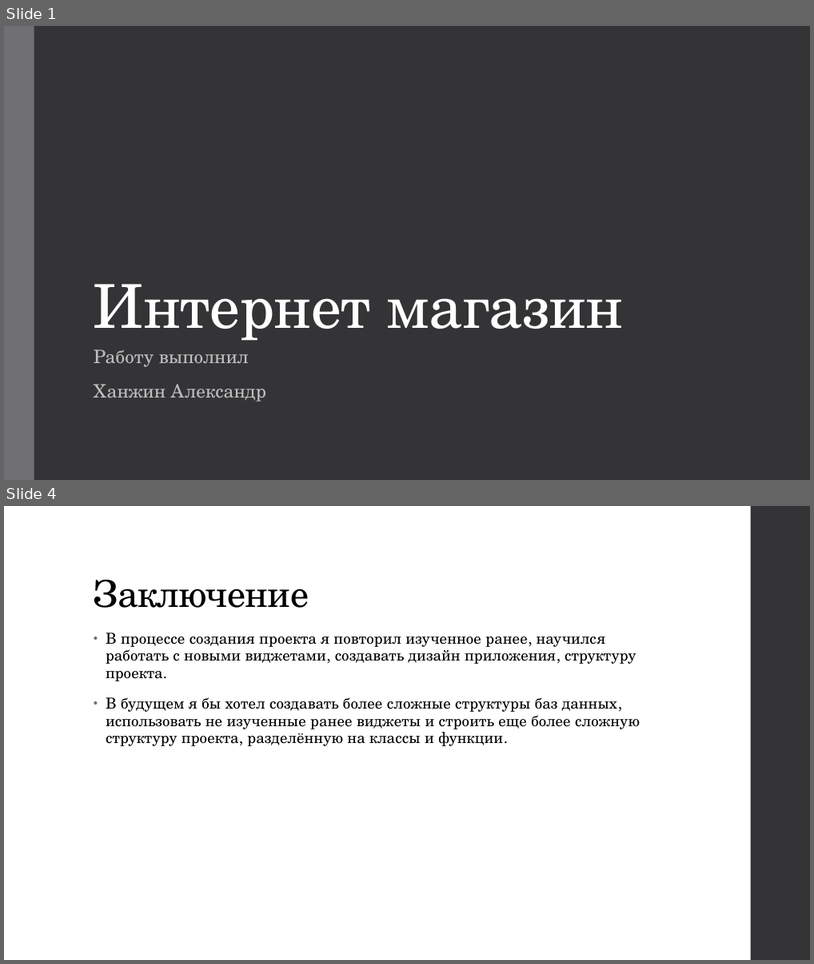
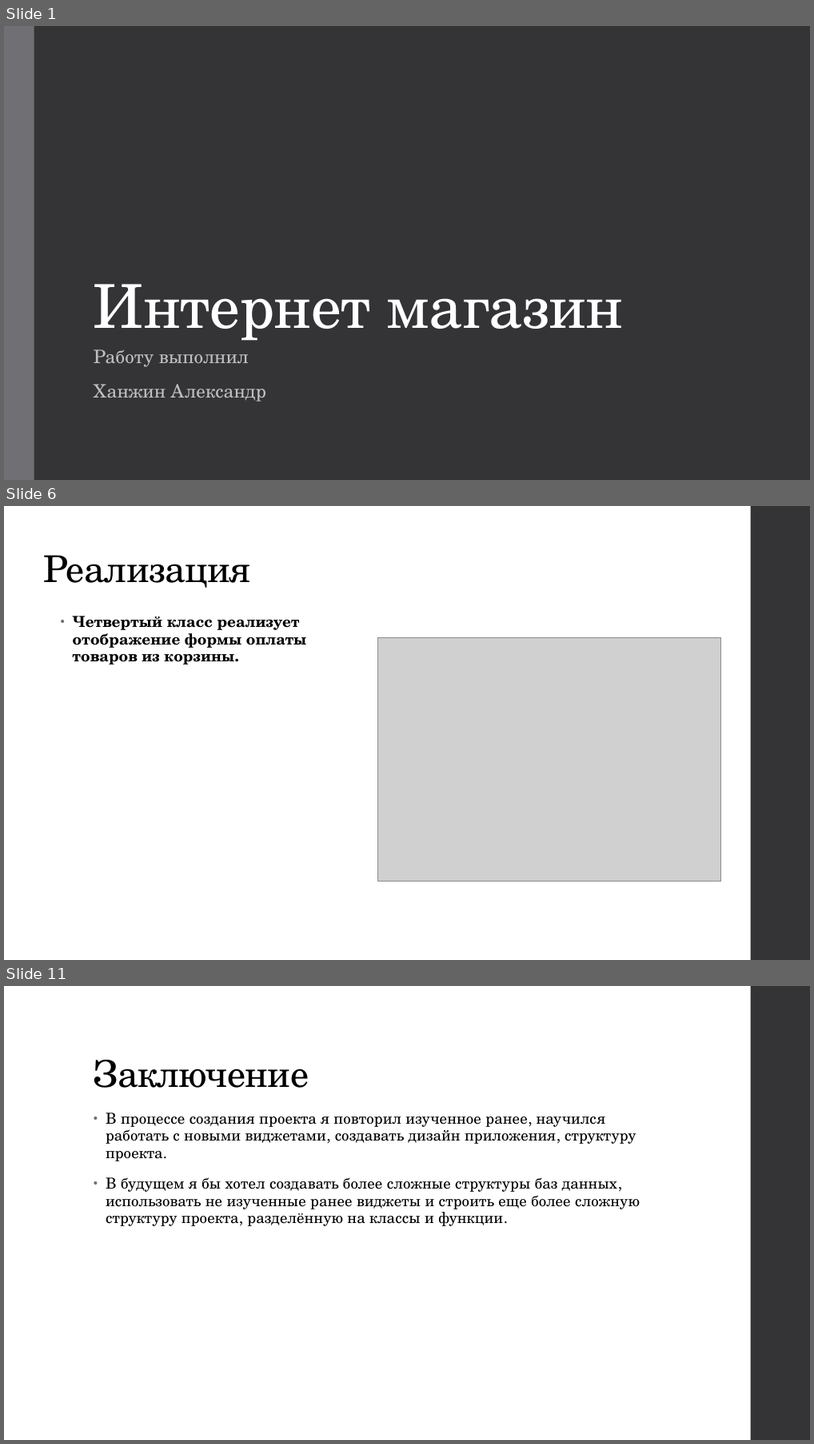
Before and after one commit to Asklit/online_store_public, a slide deck: online_store.pptx. Shown one above the other, each under a label of ours: slides 1 and 4 before the commit, slides 1, 6 and 11 after it; the slides between them are not shown. The pictures are 814x964 and 814x1444 pixels, drawn with LibreOffice and Linux fonts; fonts in the diff are those of the drawing; grey boxes stand for pictures. Boxes give left, top, right and bottom in pixels: in the first picture for what was removed or moved away, otherwise in the second. Text is boxed around its words. In the diff, an @@ line names an element or a change of style, - is before the commit and + after.

```diff
--- a/online_store.pptx
+++ b/online_store.pptx
@@ slide 6 added at [4, 506, 810, 960], background #FFFFFF; not listed: 1 template element that a slide beside it also shows @@
@@ title added at [43, 555, 251, 588], 44 pt, text #000000 @@
+Реализация
@@ text added at [73, 616, 306, 664], 18 pt, text #000000, bold @@
+• Четвертый класс реализует отображение формы оплаты товаров из корзины.
@@ picture added at [378, 637, 722, 881] @@
@@ what was slide 4 is now slide 11 @@
```
Also in this commit, not shown: 2 slides changed, 6 other slides added.
